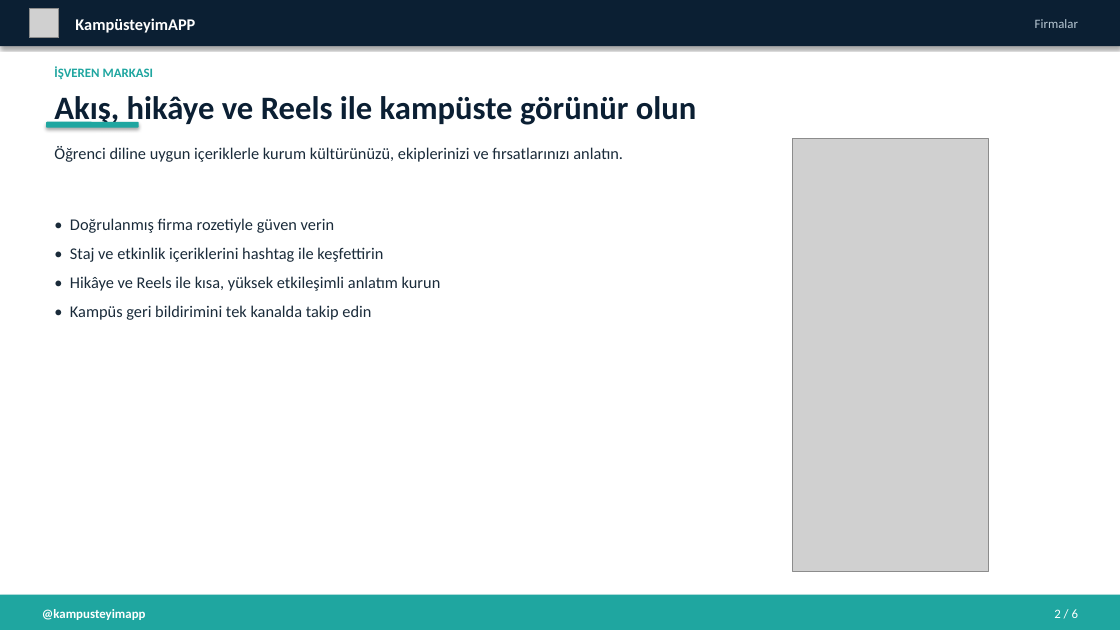
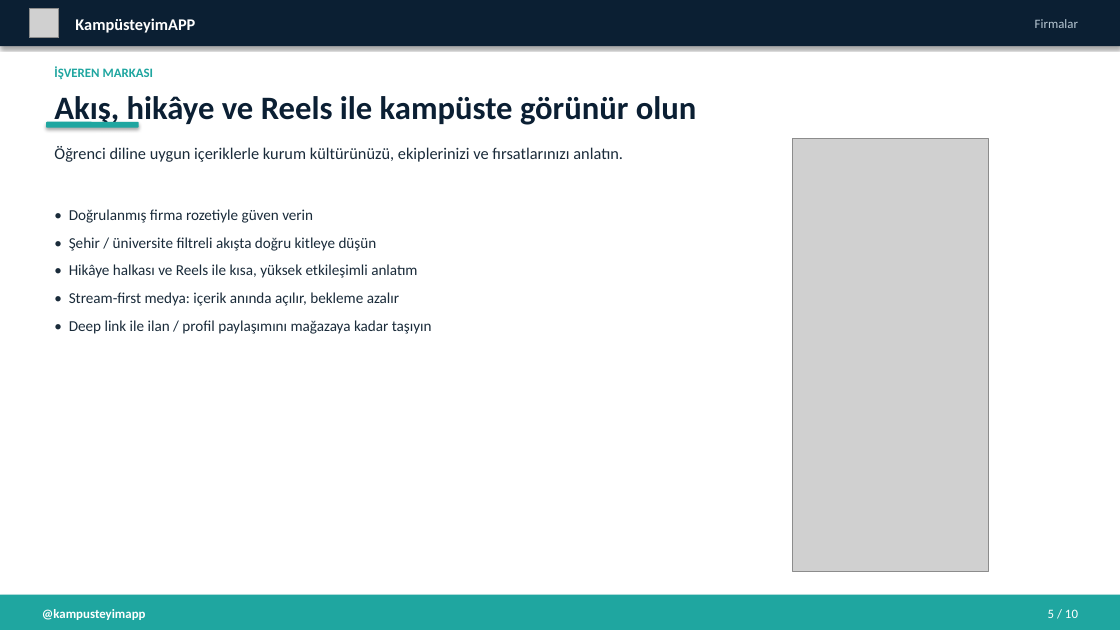
Before and after one commit to kyractlk/kampusteyim, a slide deck: slide 6 of docs/marketing/KampusteyimAPP_Firmalar_Sunumu.pptx (slide 3 before the commit). Drawn at 1120x630 pixels with LibreOffice and Linux fonts; fonts in the diff are those of the drawing; grey boxes stand for pictures. Boxes give left, top, right and bottom in pixels: in the first picture for what was removed or moved away, otherwise in the second. Text is boxed around its words. In the diff, an @@ line names an element or a change of style, - is before the commit and + after.

```diff
--- a/docs/marketing/KampusteyimAPP_Firmalar_Sunumu.pptx
+++ b/docs/marketing/KampusteyimAPP_Firmalar_Sunumu.pptx
@@ text "• Doğrulanmış firma rozetiyle güven ..." moved from (x1=70, y1=218, x2=441, y2=320) to (x1=69, y1=209, x2=432, y2=334) @@
@@ text at (x1=69, y1=209, x2=313, y2=223): size 14 to 13 pt in "• Doğrulanmış firma rozetiyle güven verin" @@
@@ text at (x1=69, y1=237, x2=432, y2=334): text changed; size 14 to 13 pt @@
-• Staj ve etkinlik içeriklerini hashtag ile keşfettirin
-• Hikâye ve Reels ile kısa, yüksek etkileşimli anlatım kurun
-• Kampüs geri bildirimini tek kanalda takip edin
+• Şehir / üniversite filtreli akışta doğru kitleye düşün
+• Hikâye halkası ve Reels ile kısa, yüksek etkileşimli anlatım
+• Stream-first medya: içerik anında açılır, bekleme azalır
+• Deep link ile ilan / profil paylaşımını mağazaya kadar taşıyın
@@ text at (x1=1048, y1=609, x2=1078, y2=618): text changed @@
-2 / 6
+5 / 10
```
Also in this commit, not shown: 6 other slides changed, 4 slides added, 41 other files.
